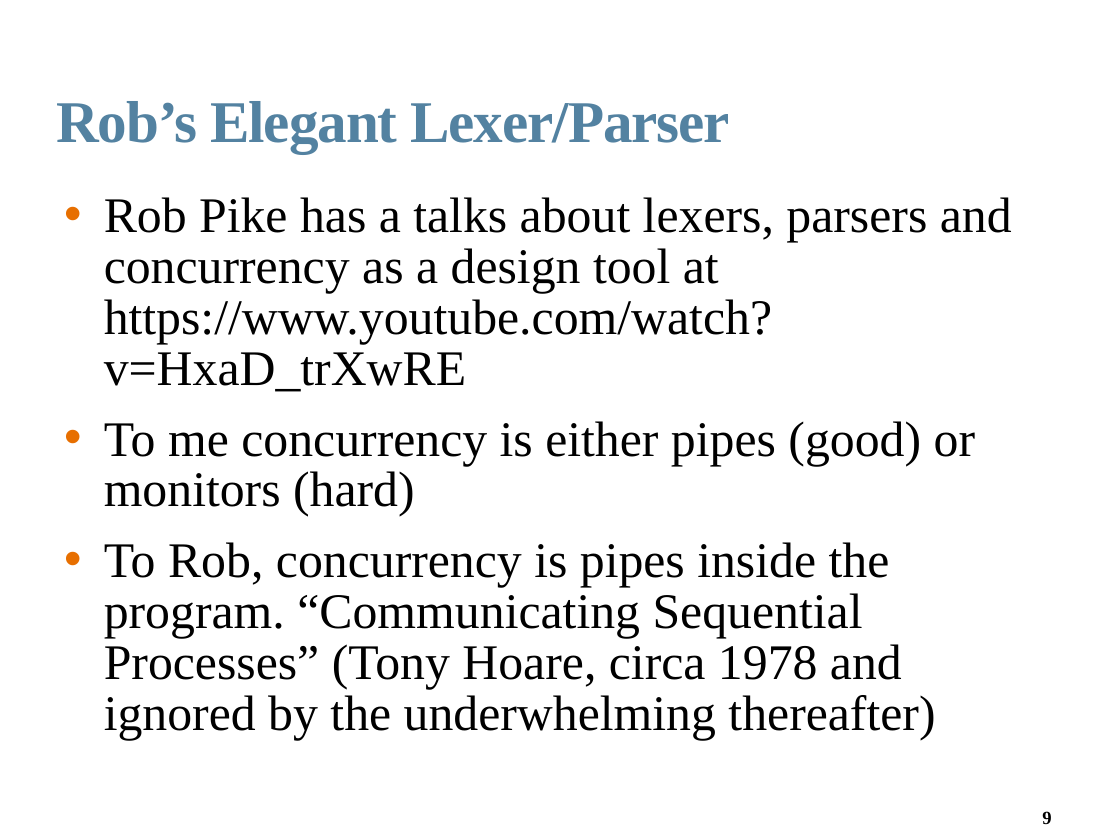
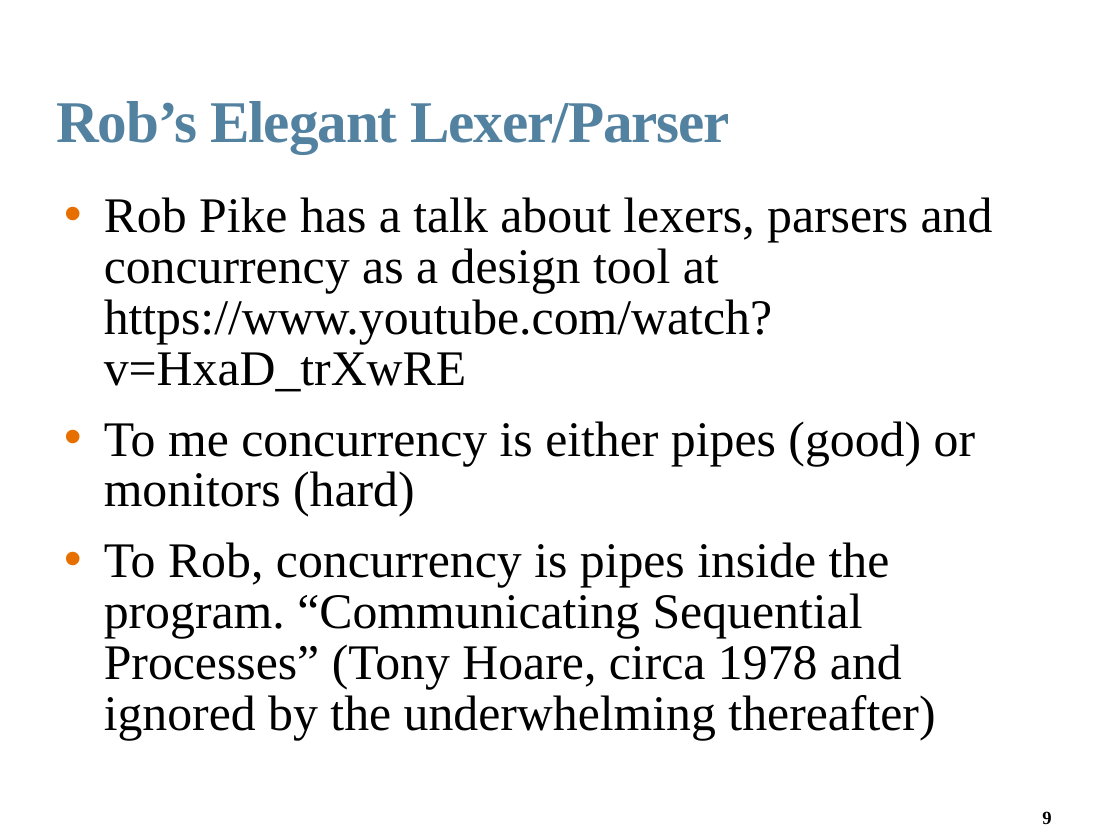
Before and after one commit to davecb/jxpath, a slide deck: slide 9 of Thirteen_Talk.odp. Drawn at 1120x840 pixels with LibreOffice and Linux fonts; fonts in the diff are those of the drawing; background and template pictures are left out. Boxes give left, top, right and bottom in pixels: in the first picture for what was removed or moved away, otherwise in the second. Text is boxed around its words. In the diff, an @@ line names an element or a change of style, - is before the commit and + after.

Commit message:
Update talk

```diff
--- a/Thirteen_Talk.odp
+++ b/Thirteen_Talk.odp
@@ text at bbox=[104, 197, 993, 392]: text changed @@
-• Rob Pike has a talks about lexers, parsers and concurrency as a design tool at https://www.youtube.com/watch?v=HxaD_trXwRE
+• Rob Pike has a talk about lexers, parsers and concurrency as a design tool at https://www.youtube.com/watch?v=HxaD_trXwRE
```
Also in this commit, not shown: 1 other slide changed, 1 other file.
